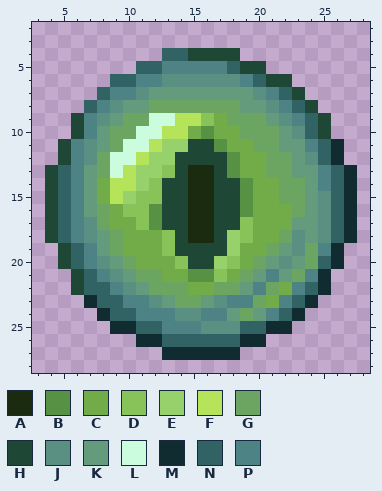
Edited in one commit: pixel-art sprite (textures/items/ender_eye.png). This is how it looked before the edit.
The file is 32x32 pixels. Shown: x 3..28, y 2..28.
Palette (. is transparent): A #1b2b10  B #579143  C #71ac49  D #88c35a  E #97d16b  F #b5e45a  G #6ca462  H #1e4835  J #5a9081  K #659b7d  L #cbfcdd  M #102c31  N #316364  P #4e8386
Pixels before, first column x 4:
 4 .........NNHHHH.........
 5 .......NNPPPPPNHH.......
 6 .....NNPPJJJJJJPNHH.....
 7 ....NPPJKKKKKKKKJPNH....
 8 ...NPJKKGGGGGGGKKJPNH...
 9 ..HPJKGGLLFFDCGGGKJPNH..
10 ..HPKGGLLFFCBCCGGGKJNH..
11 .HPJKGLLFEEHHBCCGGKKPNM.
12 .HPJGLLFEEHHHHBCCGGKJNM.
13 HNPKGLFEEDHAAHBCCGGKKPNM
14 HNPKCFFEDHHAAHHBCCGGKPNM
15 HNPKCFEDDHHAAHHBCCGGKJNM
16 HNPKGCDDBHHAAHHBCCCGKJNM
17 HNPJGCCDBHHAAHHDCCCKKJNM
18 HNPJKGCCCDHAAHEDCCGJKJNM
19 .HNPKGCCCDHHHHECCGKJGPM.
20 .HNPJKGCCCDHHEDCGKJKGNM.
21 ..HNPJKGGCCBBDCGKPKGPM..
22 ..HNNPJKGGGCCGGKPGCPNM..
23 ...MNNPPJKGGKJPPGCPNM...
24 ....MNNPPPJJPPKGKPNM....
25 .....MMNNPPPJJJNNMM.....
26 .......MMNNNNNNMM.......
27 .........MMMMMM.........
After the commit:
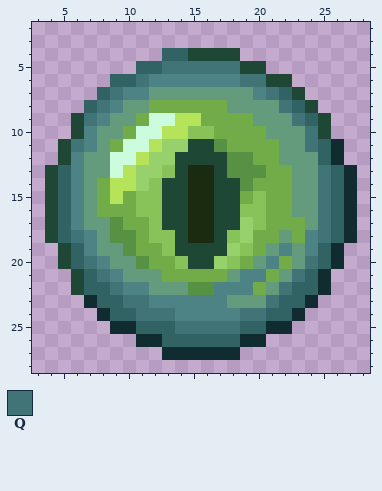
Colours new in this view: Q #407476
Commit message: Autopush passed textures from 2026-06-30
Change:
Colour B replaces colour C in row 12 at x 19; in row 13 at x 19 to 20; in row 17 at x 9; in rows 18 to 19 at x 10; in row 20 at x 11; in row 22 at x 15 to 16.
Colour B replaces colour G in row 18 at x 9.
Colour C replaces colour B in row 15 at x 19; in row 21 at x 15 to 16.
Colour C replaces colour D in row 9 at x 16; in row 16 at x 10; in row 17 at x 11; in row 21 at x 17.
Colour C replaces colour E in row 15 at x 10.
Colour C replaces colour G in row 8 at x 12 to 17; in row 9 at x 11 and 18 to 19; in row 10 at x 10 and 19 to 20; in row 11 at x 9 and 20 to 21; in row 12 at x 21; in row 13 at x 21 to 22.
Colour C replaces colour G in rows 14 to 15 at x 22; in row 16 at x 8.
Colour C replaces colour J in row 18 at x 23; in row 20 at x 22.
Colour C replaces colour K in row 17 at x 23.
Colour C replaces colour P in row 21 at x 21; in row 22 at x 20.
Colour D replaces colour B in row 10 at x 16; in row 16 at x 12 and 19; in row 17 at x 12.
Colour D replaces colour C in row 10 at x 15; in rows 15 to 17 at x 20; in row 18 at x 12; in row 19 at x 19.
Colour D replaces colour E in row 18 at x 18.
Colour E replaces colour D in rows 17 to 18 at x 19.
Colour K replaces colour C in row 21 at x 18.
Colour K replaces colour G in row 8 at x 18; in row 9 at x 10 and 20; in row 10 at x 9 and 21; in row 12 at x 8 and 22; in row 13 at x 8; in rows 14 to 16 at x 23.
Colour K replaces colour G in row 17 at x 8; in row 18 at x 22; in row 19 at x 9 and 21; in row 20 at x 10 and 20; in row 21 at x 11 to 12; in row 22 at x 12 to 14 and 21.
Colour K replaces colour G in row 23 at x 20.
Colour K replaces colour J in row 8 at x 21; in row 9 at x 22; in row 10 at x 23; in row 12 at x 7 and 24; in row 17 at x 7; in row 19 at x 23.
Colour K replaces colour P in row 23 at x 18 to 19.
Colour N replaces colour P in row 19 at x 25; in row 21 at x 24; in row 22 at x 23; in row 23 at x 22; in row 24 at x 21; in row 25 at x 13.
Colour P replaces colour G in row 19 at x 24; in row 21 at x 19; in row 22 at x 17 to 18; in row 23 at x 14 to 15.
Colour P replaces colour J in row 6 at x 13 to 18; in row 7 at x 11 and 20; in row 8 at x 9; in row 9 at x 8; in row 11 at x 7; in row 18 at x 7.
Colour P replaces colour J in row 20 at x 8; in row 21 at x 9; in row 22 at x 10; in row 23 at x 12 and 17; in row 24 at x 14 to 15.
Colour P replaces colour K in row 18 at x 24; in row 19 at x 22; in row 20 at x 21; in row 21 at x 20; in row 22 at x 11 and 19; in row 23 at x 13 and 16.
Colour P replaces colour K in row 24 at x 18.
Colour Q replaces colour C in row 22 at x 22; in row 23 at x 21.
Colour Q replaces colour G in row 20 at x 24; in row 21 at x 23; in row 24 at x 19.
Colour Q replaces colour J in rows 15 to 18 at x 25; in row 25 at x 16 to 18.
Colour Q replaces colour K in row 24 at x 20.
Colour Q replaces colour N in row 5 at x 18; in row 6 at x 20; in row 10 at x 24.
Colour Q replaces colour P in row 5 at x 13 to 17; in row 6 at x 11 and 19; in row 7 at x 9 and 21; in row 8 at x 8 and 22; in row 9 at x 7 and 23; in row 11 at x 6 and 24.
Colour Q replaces colour P in rows 13 to 14 at x 25; in row 18 at x 6; in row 20 at x 7; in row 21 at x 8; in row 22 at x 9; in row 23 at x 10 to 11.
Colour Q replaces colour P in row 24 at x 11 to 13; in row 25 at x 14 to 15.
Where, in picture pixels (left, top, right, bottom), the same in both pictures:
changed: (71, 61, 331, 334)
